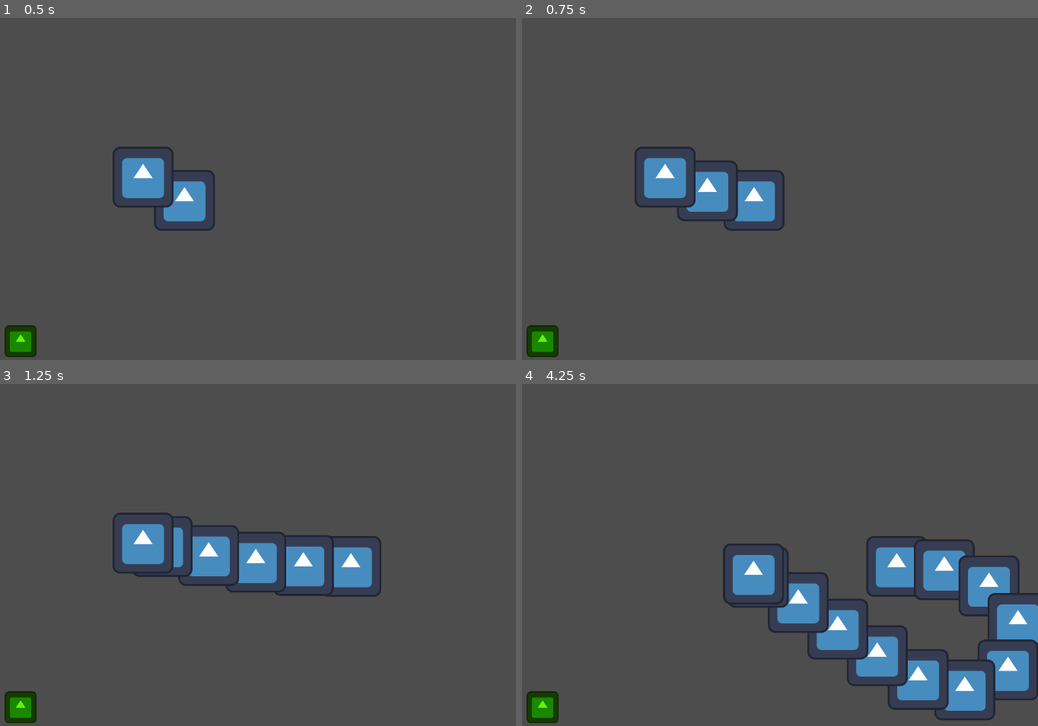
Above: before the commit, frames 1-4 (two rows, left to right).
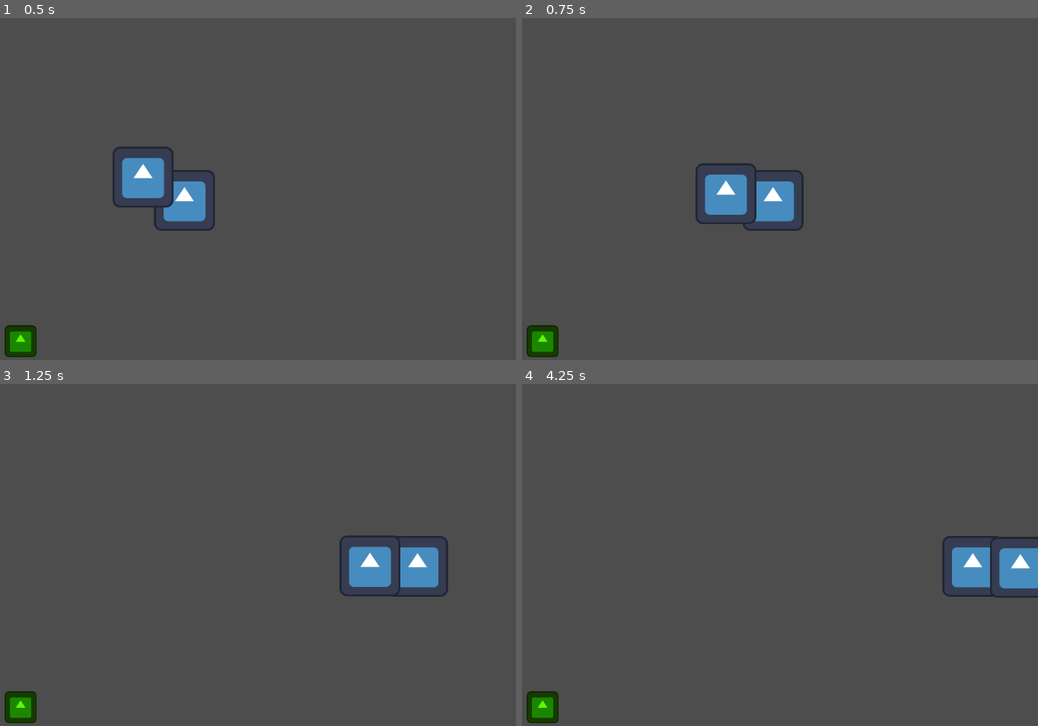
Above: after the commit, the same moments.

Repository: GDAC-at-Davis/GDAC-minigame-framework
Game: Godot game, scene res://minigames/snake/snake.tscn
The game is run twice, just before and just after one commit, with the same random seed, the same clock (stepped at 60 frames per second) and the same inputs. This scene is started directly instead of the project's main scene. The engine's default icon, where the game draws it, is replaced by a stand-in: a white triangle on a blue panel in a dark square.
Inputs (mouse positions are in pixels of both pictures, inside the frame that each line leads up to):
- Up to frame 1 (0.5 s): no input
- Up to frame 2 (0.75 s): tap Enter (ui_accept) at 0.5, 0.6 s; move the mouse to (867, 171) at 0.52 s; hold D (right) from 0.53 s (still down)
- Up to frame 3 (1.25 s): keep holding D (right); tap Enter (ui_accept) at 0.77, 1.07 s
- Up to frame 4 (4.25 s): move the mouse to (609, 572) at 1.27 s; release D (right) at 1.28 s; hold S (down) 1.28-2.03 s; click (609, 572) at 1.35 s; tap Enter (ui_accept) at 1.52, 1.55, 1.82, 2.1, 3.02, 3.05, 3.32, 3.6, 3.77, 4.07 s; move the mouse to (795, 479) at 2.02 s; hold D (right) 2.03-2.78 s; move the mouse to (702, 623) at 2.77 s; hold W (up) 2.78-3.53 s; click (702, 623) at 2.85 s; move the mouse to (914, 606) at 3.52 s; hold A (left) from 3.53 s (still down)

Frame 1 is identical in both runs. In frame 2, 3.2% of the frame differs, in the area x 21-55%, y 37-63%; in frame 3, 7.0%; in frame 4, 12%, in the area x 38-100%, y 44-99%.
Error in both runs: Invalid assignment of property or key 'max_value' with value of type 'float' on a base object of type 'Nil'. (res://scripts/minigame_manager.gd:156)

Commit message:
Snake: Working prototype :D

Diff:
--- a/MinigameFramework/minigames/snake/player.gd
+++ b/MinigameFramework/minigames/snake/player.gd
@@ -2,8 +2,7 @@
 
 const BODY = preload("uid://ca7yc3yllp57a")
 
-const SPEED = 500.0
-const JUMP_VELOCITY = -400.0
+const SPEED = 700.0
 
 
 @onready var tail: CharacterBody2D = $"../Body"
@@ -14,11 +13,12 @@
 
 	velocity = SPEED * direction / max(direction.length(), 1)
 
-	if Input.is_action_just_pressed("ui_accept"):
-		var new_tail: SnakeMinigameBody = BODY.instantiate()
-		get_parent().add_child(new_tail)
-		new_tail.previous_segment = tail
-		new_tail.global_position = tail.global_position
-		tail = new_tail
+	move_and_slide()
 
-	move_and_slide()
+
+func _on_snake_pickup_gotten(current_count: int) -> void:
+	var new_tail: SnakeMinigameBody = BODY.instantiate()
+	get_parent().add_child(new_tail)
+	new_tail.previous_segment = tail
+	new_tail.global_position = tail.global_position
+	tail = new_tail
--- a/MinigameFramework/minigames/snake/snake.gd
+++ b/MinigameFramework/minigames/snake/snake.gd
@@ -2,8 +2,13 @@
 
 const PICKUP = preload("uid://1x1kcdxmvc3f")
 
+signal pickup_gotten(current_count:int)
+
 @onready var top_left: Node2D = $TopLeft
 @onready var bottom_right: Node2D = $BottomRight
+
+@export var pickup_target:int = 3
+var pickups_gotten:int = 0
 
 # Called when the node enters the scene tree for the first time.
 func _ready() -> void:
@@ -30,4 +35,14 @@
 			bottom_right.global_position.y,
 			randf())
 
-	pickup.picked_up.connect(_spawn_pickup)
+	pickup.picked_up.connect(_on_pickup_picked_up)
+
+
+func _on_pickup_picked_up() -> void:
+	pickups_gotten += 1
+	pickup_gotten.emit(pickups_gotten)
+
+	if pickups_gotten >= pickup_target:
+		win()
+
+	_spawn_pickup()
--- a/MinigameFramework/minigames/snake/snake.tscn
+++ b/MinigameFramework/minigames/snake/snake.tscn
@@ -37,3 +37,5 @@
 position = Vector2(1280, 720)
 
 [node name="Marker2D" type="Marker2D" parent="BottomRight"]
+
+[connection signal="pickup_gotten" from="." to="Player" method="_on_snake_pickup_gotten"]
